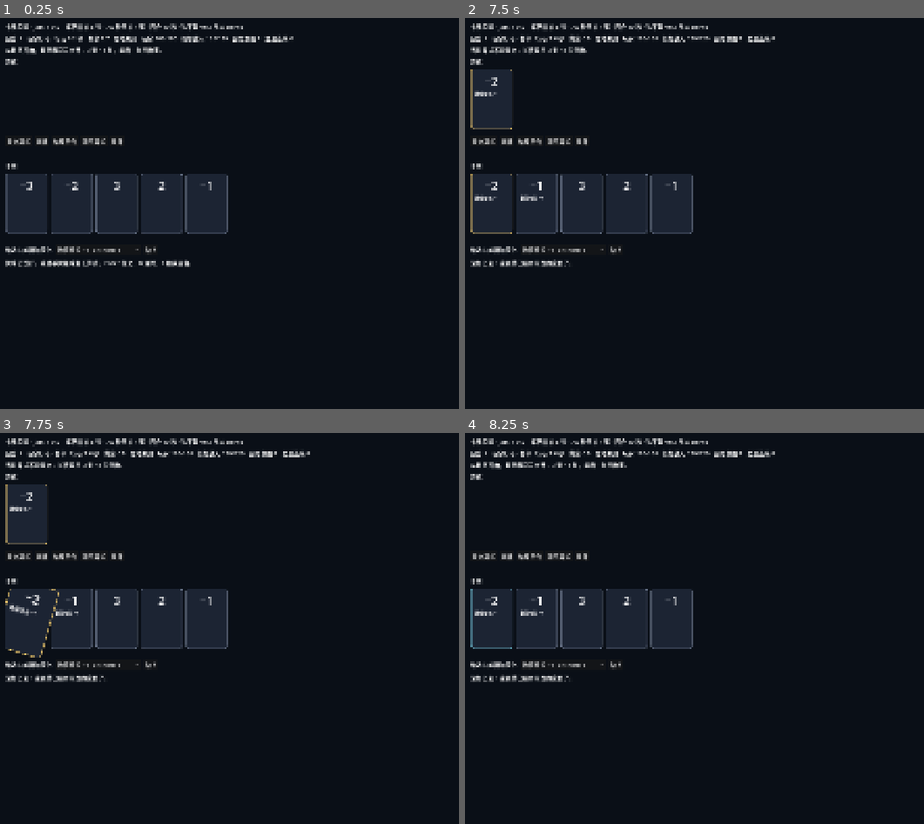
Above: before the commit, frames 1-4 (two rows, left to right).
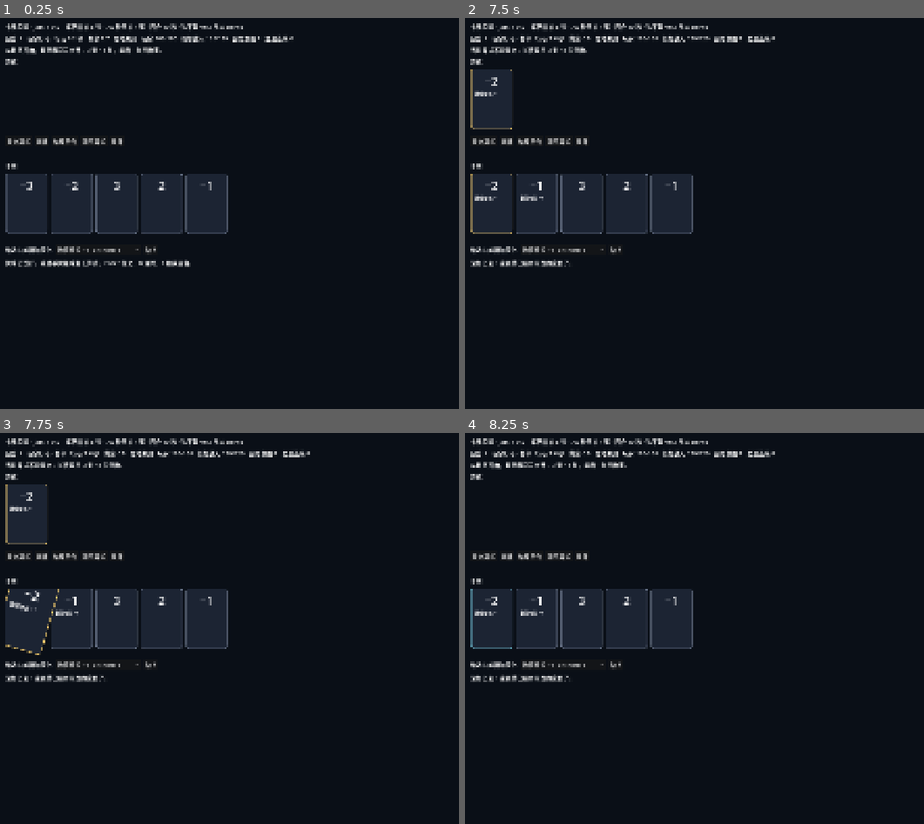
Above: after the commit, the same moments.

Repository: HaoHaoLucas/TapTapGamejam2026
Game: Godot game, scene res://scenes/cards/card_lab.tscn
The game is run twice, just before and just after one commit, with the same random seed, the same clock (stepped at 60 frames per second) and the same inputs. This scene is started directly instead of the project's main scene.
Inputs (mouse positions are in pixels of both pictures, inside the frame that each line leads up to):
- Up to frame 1 (0.25 s): no input
- Up to frame 2 (7.5 s): click "提交算式" at 0.5 s; click "烧牌" at 1.25 s; click "结束回合" at 2 s; click "清空算式" at 2.75 s; click "重开" at 3.5 s; click "数值增长 +1 EN_NUM1" at 4.25 s; click "贴上" at 5 s; tap Enter (ui_accept) at 5.75, 6.02, 6.77, 7.25 s; move the mouse to (492, 201) at 5.77 s; hold D 5.78-6.53 s; tap 0 at 5.85 s; click (492, 201) at 5.92 s; move the mouse to (538, 201) at 6.52 s; hold S 6.53-7.28 s; tap P at 6.6 s; click (538, 201) at 6.67 s; move the mouse to (492, 201) at 7.27 s; hold D from 7.28 s (still down); tap H at 7.35 s; click (492, 201) at 7.42 s
- Up to frame 3 (7.75 s): keep holding D
- Up to frame 4 (8.25 s): move the mouse to (492, 515) at 8.02 s; release D at 8.03 s; hold W from 8.03 s (still down); tap Space at 8.1 s; click (492, 515) at 8.17 s

Frames 1-2 are identical in both runs. In frame 3, 0.4% of the frame differs, in the area x 1-13%, y 39-58%; in frame 4, nothing differs.
Error in both runs: Invalid call. Nonexistent function 'kind' in base 'RefCounted (CardInstance)'. (res://scripts/cards/card_lab.gd:359)

Commit message:
Lift the card 10px on hover
The lift rides on TRANS_EXPO with EASE_OUT: 8.5 of the 10 pixels land in the first 0.15s, so it pops up and stops instead of drifting. Scale and rotation keep TRANS_BACK.

The way back now eases out as well, so the return snaps away from the hovered size instead of easing into it; that drops the earlier exact-retrace behaviour on purpose.

Diff:
--- a/scripts/cards/card_hover_anim.gd
+++ b/scripts/cards/card_hover_anim.gd
@@ -1,13 +1,15 @@
 extends Node
-## 悬停时放大并旋转父节点，离开时沿同一条曲线走回来。
+## 悬停时放大、旋转并上抬父节点，离开时收回。
 ## 挂在卡面（PanelContainer）下面当子节点用，不参与排版。
 
 const HOVER_SCALE := 1.15
 const HOVER_ROTATION_DEG := 15.0
+const HOVER_LIFT := 10.0
 const DURATION := 0.55
 
 var _face: Control
 var _tween: Tween
+var _home := Vector2.ZERO
 
 
 func _ready() -> void:
@@ -27,21 +29,23 @@
 
 
 func _on_mouse_entered() -> void:
+	_home = _face.position
 	_face.z_index = 1
-	_run(Vector2.ONE * HOVER_SCALE, deg_to_rad(HOVER_ROTATION_DEG), Tween.EASE_OUT)
+	_run(Vector2.ONE * HOVER_SCALE, deg_to_rad(HOVER_ROTATION_DEG), _home - Vector2(0.0, HOVER_LIFT),
+		Tween.TRANS_BACK, Tween.EASE_OUT)
 
 
-## EASE_IN 是 EASE_OUT 的时间反演，所以这一程就是上一程的原路返回。
 func _on_mouse_exited() -> void:
 	_face.z_index = 0
-	_run(Vector2.ONE, 0.0, Tween.EASE_IN)
+	_run(Vector2.ONE, 0.0, _home, Tween.TRANS_BACK, Tween.EASE_OUT)
 
 
-func _run(scale_to: Vector2, rotation_to: float, ease: Tween.EaseType) -> void:
+## 上抬单独用 EXPO：起步极快、迅速衰减停住，跟缩放旋转同一时长同时跑。
+func _run(scale_to: Vector2, rotation_to: float, position_to: Vector2,
+		trans: Tween.TransitionType, ease: Tween.EaseType) -> void:
 	if _tween != null and _tween.is_valid():
 		_tween.kill()
 	_tween = create_tween().set_parallel(true)
-	_tween.set_trans(Tween.TRANS_BACK)
-	_tween.set_ease(ease)
-	_tween.tween_property(_face, "scale", scale_to, DURATION)
-	_tween.tween_property(_face, "rotation", rotation_to, DURATION)
+	_tween.tween_property(_face, "scale", scale_to, DURATION).set_trans(trans).set_ease(ease)
+	_tween.tween_property(_face, "rotation", rotation_to, DURATION).set_trans(trans).set_ease(ease)
+	_tween.tween_property(_face, "position", position_to, DURATION).set_trans(Tween.TRANS_EXPO).set_ease(Tween.EASE_OUT)
